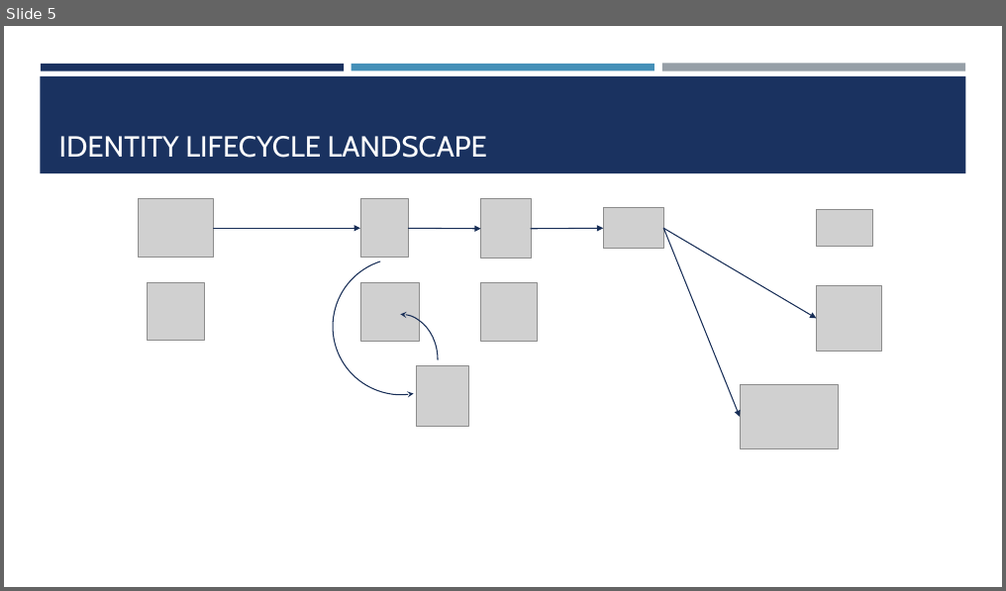
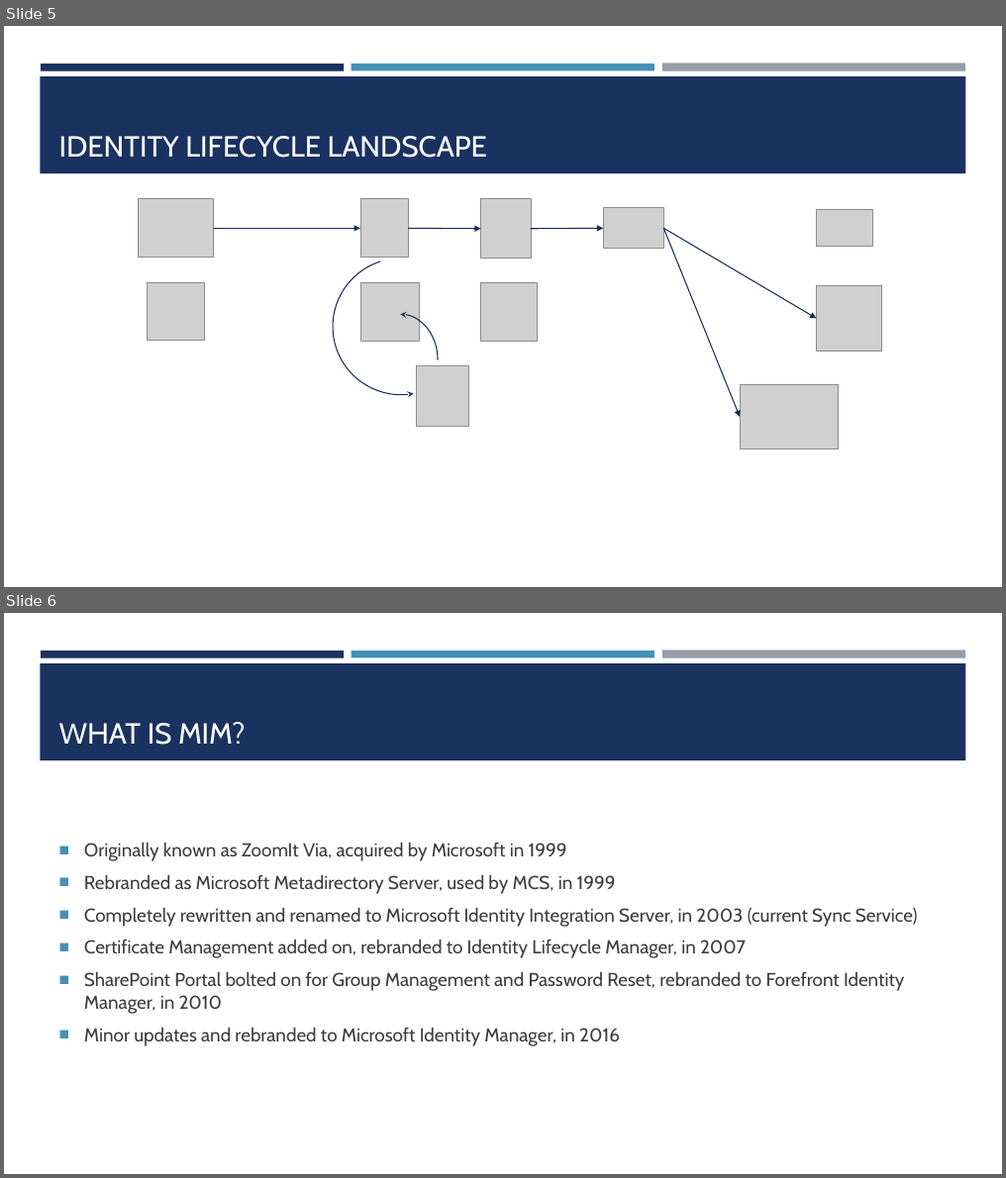
Before and after one commit to dustindortch/ConferencePresentations2019, a slide deck: PowerShell Identity Automation with MIM/PowerShell Identity Automation with MIM.pptx. Shown one above the other, each under a label of ours: slide 5 before the commit, slides 5 and 6 after it. The pictures are 1006x591 and 1006x1178 pixels, drawn with LibreOffice and Linux fonts; fonts in the diff are those of the drawing; grey boxes stand for pictures; background and template pictures are left out. Boxes give left, top, right and bottom in pixels: in the first picture for what was removed or moved away, otherwise in the second. Text is boxed around its words. In the diff, an @@ line names an element or a change of style, - is before the commit and + after.

```diff
--- a/PowerShell Identity Automation with MIM/PowerShell Identity Automation with MIM.pptx
+++ b/PowerShell Identity Automation with MIM/PowerShell Identity Automation with MIM.pptx
@@ slide 6 added at box(4, 613, 1002, 1174), background #FFFFFF; not listed: 4 template elements that a slide beside it also shows @@
@@ title added at box(59, 722, 245, 745), 28 pt, text #FFFFFF @@
+WHAT IS MIM?
@@ text added at box(84, 843, 918, 1047), 18 pt, text #3D3D3D @@
+■ Originally known as ZoomIt Via, acquired by Microsoft in 1999
+■ Rebranded as Microsoft Metadirectory Server, used by MCS, in 1999
+■ Completely rewritten and renamed to Microsoft Identity Integration Server, in 2003 (current Sync Service)
+■ Certificate Management added on, rebranded to Identity Lifecycle Manager, in 2007
+■ SharePoint Portal bolted on for Group Management and Password Reset, rebranded to Forefront Identity Manager, in 2010
+■ Minor updates and rebranded to Microsoft Identity Manager, in 2016
```
Also in this commit, not shown: 2 slides changed, 3 other slides added.
